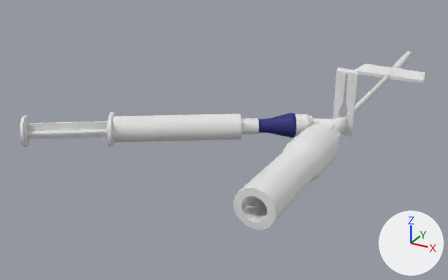
Renders of the FBX model care-up/Assets/_Models/insulfon.fbx from each side of a commit.
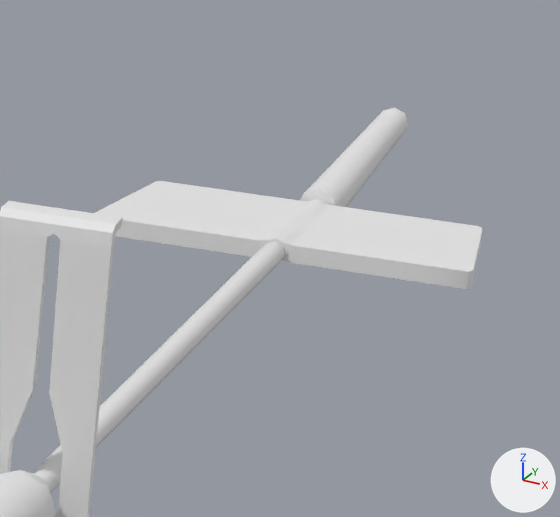
Old and new are each drawn whole from a 50 mm lens placed at (0.1094, -0.4682, 0.1458), pointed at (-0.0827, -0.1189, -0.0288) and again close up on the part from 75% to 98% of the width and 11% to 45% of the height. Every picture has the same lights, and +X, +Y and +Z are marked at lower right. Where no turn or scale is listed for an object, it has been applied to the vertices.

Objects in the first close-up: 'bf', 'cap.001', 'puller', 'tube'.
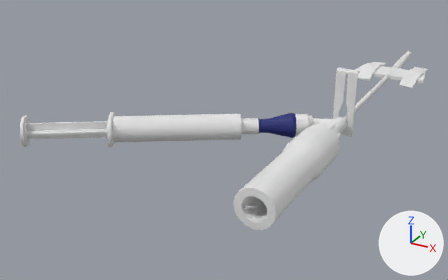
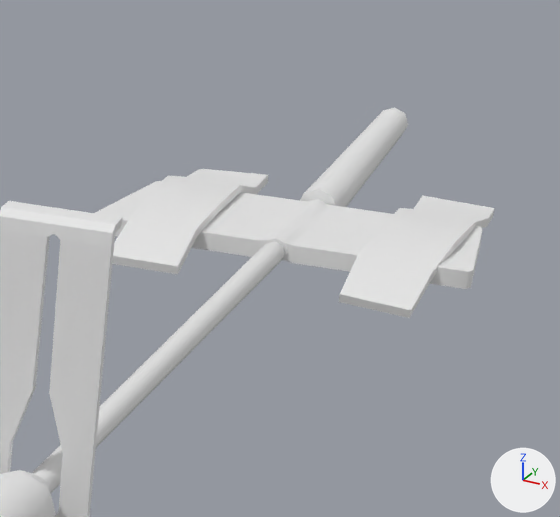
Boxes [x1, y1, x2, y2] around the edits, measured in the close-ups (560 x 517 px):
'Plaster.001', added: after [112, 169, 494, 318]

What the commit changed:
Material 'Plaster' (mat_plaster) is new.
Its base color is (0.8, 0.8, 0.8) (white #e7e7e7).
Its roughness is 0.69.
Mesh me_plane_009 is new.
It has 72 vertices, 68 faces and spans x -0.0223..0.0221, y -0.0236..0.0266, z -0.0018..0.0035.
It uses material mat_plaster (its picture is missing).
Object 'Plaster.001' (ob_plaster_001) is new; it shows me_plane_009.
Its location is (0.0005, -0.0003, -0.001).
